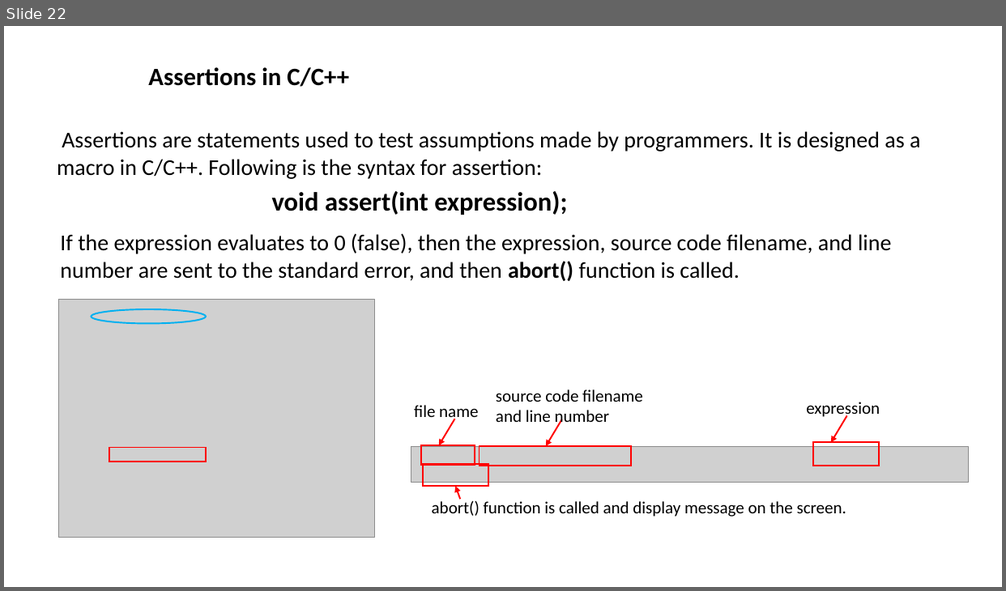
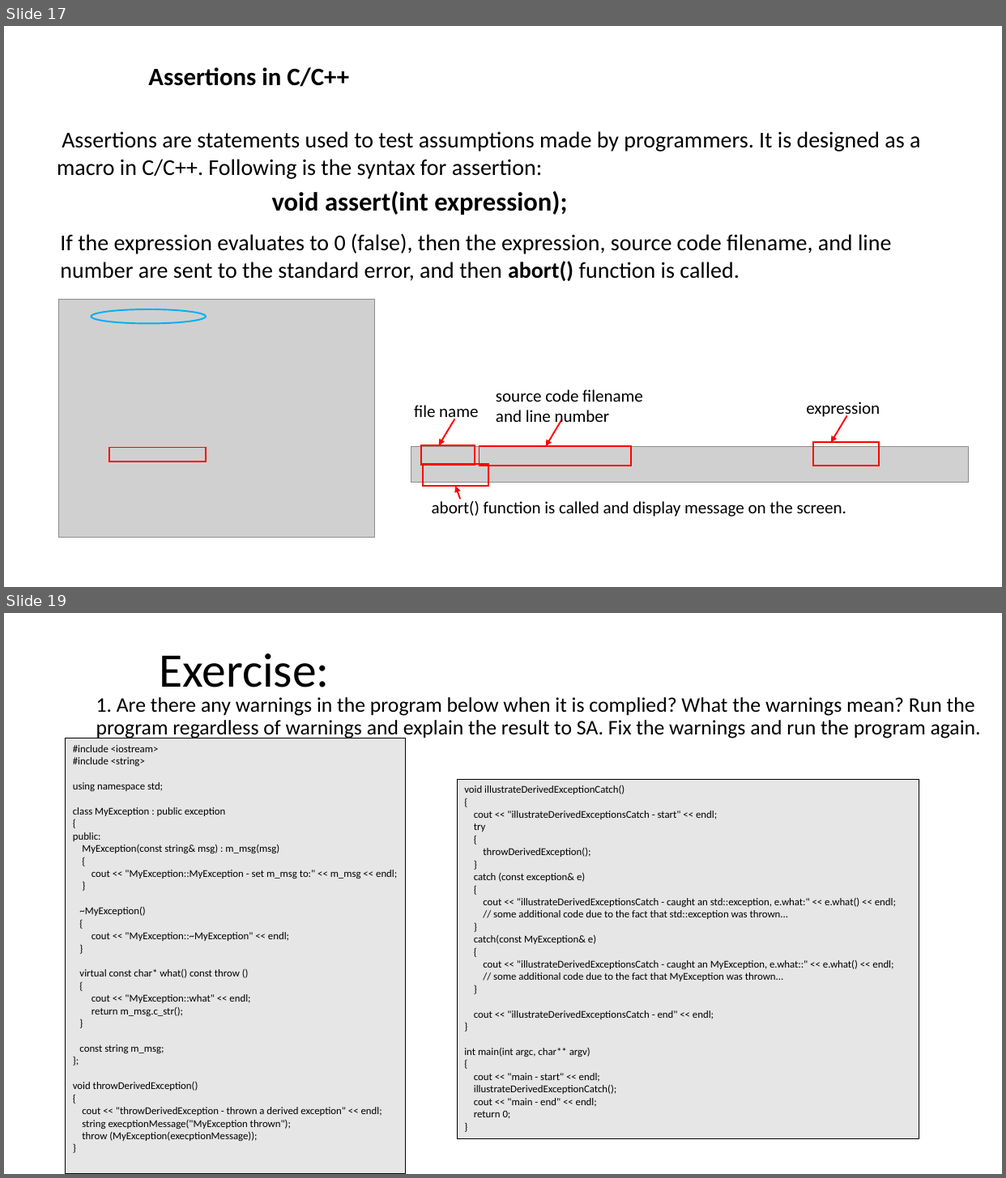
Before and after one commit to ShiqiYu/CPP, a slide deck: week14/Lab14.pptx. Shown one above the other, each under a label of ours: slide 22 before the commit, slides 17 and 19 after it; the slides between them are not shown. The pictures are 1006x591 and 1006x1178 pixels, drawn with LibreOffice and Linux fonts; fonts in the diff are those of the drawing; grey boxes stand for pictures; background and template pictures are left out. Boxes give left, top, right and bottom in pixels: in the first picture for what was removed or moved away, otherwise in the second. Text is boxed around its words. In the diff, an @@ line names an element or a change of style, - is before the commit and + after.

```diff
--- a/week14/Lab14.pptx
+++ b/week14/Lab14.pptx
@@ slide 19 added at (4, 613, 1002, 1174), background #FFFFFF @@
@@ title added at (159, 653, 329, 699), 46.4 pt, text #000000 @@
+Exercise:
@@ text added at (96, 697, 981, 739), 20 pt, text #000000 @@
+  1. Are there any warnings in the program below when it is complied? What the warnings mean? Run the program regardless of warnings and explain the result to SA. Fix the warnings and run the program again.
@@ rectangle added at (66, 739, 405, 1174), fill #E7E6E6, outline #000000 0.75 pt, 10 pt, text #000000 @@
+#include <iostream>
+#include <string>
+using namespace std;
+class MyException : public exception
+{
+public:
+MyException(const string& msg) : m_msg(msg)
+{
+cout << "MyException::MyException - set m_msg to:" << m_msg << endl;
+}
+~MyException()
+{
+cout << "MyException::~MyException" << endl;
+}
+virtual const char* what() const throw ()
+{
+cout << "MyException::what" << endl;
+return m_msg.c_str();
+}
+const string m_msg;
+};
+void throwDerivedException()
+{
+cout << "throwDerivedException - thrown a derived exception" << endl;
+string execptionMessage("MyException thrown");
+throw (MyException(execptionMessage));
+}
@@ rectangle added at (457, 779, 919, 1139), fill #E7E6E6, outline #000000 0.75 pt, 10 pt, text #000000 @@
+void illustrateDerivedExceptionCatch()
+{
+cout << "illustrateDerivedExceptionsCatch - start" << endl;
+try
+{
+throwDerivedException();
+}
+catch (const exception& e)
+{
+cout << "illustrateDerivedExceptionsCatch - caught an std::exception, e.what:" << e.what() << endl;
+// some additional code due to the fact that std::exception was thrown...
+}
+catch(const MyException& e)
+{
+cout << "illustrateDerivedExceptionsCatch - caught an MyException, e.what::" << e.what() << endl;
+// some additional code due to the fact that MyException was thrown...
+}
+cout << "illustrateDerivedExceptionsCatch - end" << endl;
+}
+int main(int argc, char** argv)
+{
+cout << "main - start" << endl;
+illustrateDerivedExceptionCatch();
+cout << "main - end" << endl;
+return 0;
+}
@@ what was slide 22 is now slide 17 @@
```
Also in this commit, not shown: 7 slides changed, 1 other slide added, 11 slides removed, 2 other files.
